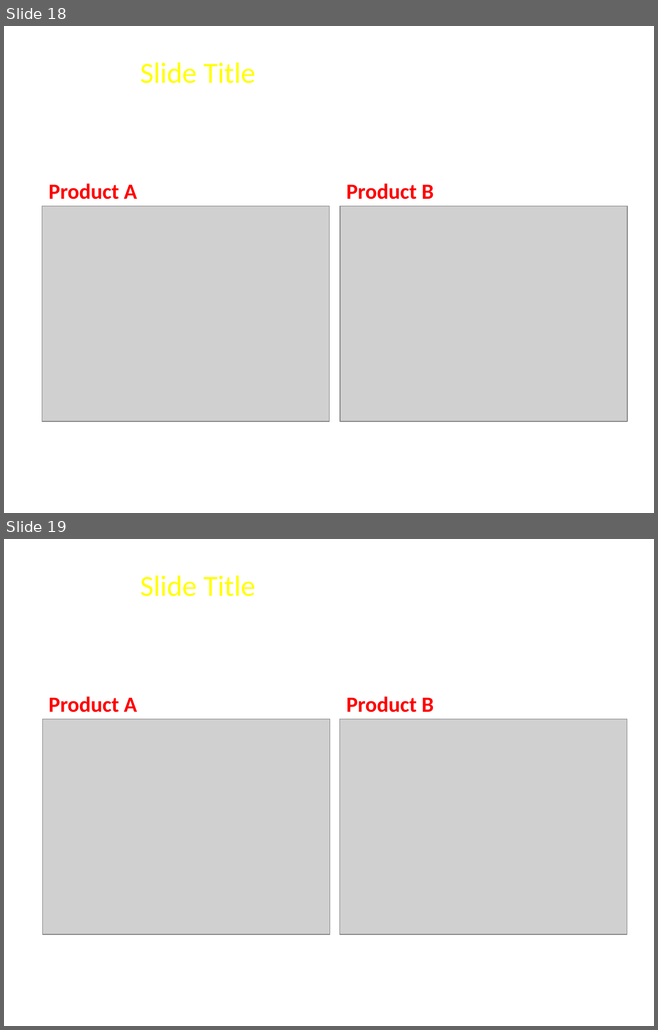
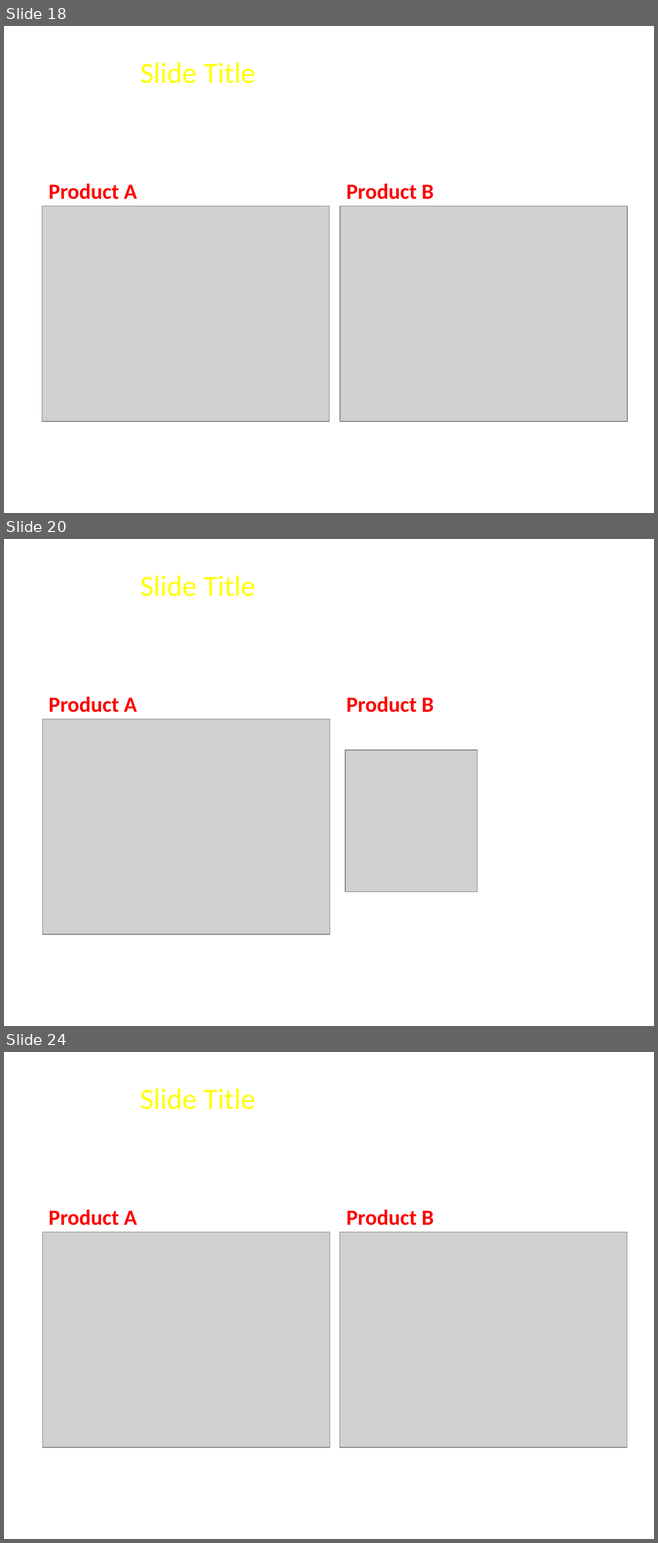
Before and after one commit to FeedMapping/Schema, a slide deck: slide/ppt/Mapping-Ideas.pptx. Shown one above the other, each under a label of ours: slides 18 and 19 before the commit, slides 18, 20 and 24 after it; the slides between them are not shown. The pictures are 658x1030 and 658x1543 pixels, drawn with LibreOffice and Linux fonts; fonts in the diff are those of the drawing; grey boxes stand for pictures; background and template pictures are left out. Boxes give left, top, right and bottom in pixels: in the first picture for what was removed or moved away, otherwise in the second. Text is boxed around its words. In the diff, an @@ line names an element or a change of style, - is before the commit and + after.

```diff
--- a/slide/ppt/Mapping-Ideas.pptx
+++ b/slide/ppt/Mapping-Ideas.pptx
@@ slide 20 added at (x1=4, y1=539, x2=654, y2=1026), background picture (left out) @@
@@ title added at (x1=140, y1=576, x2=256, y2=596), 32.4 pt, text #FFFF00 @@
+Slide Title
@@ text added at (x1=49, y1=696, x2=137, y2=712), 24 pt, text #FF0000, bold @@
+Product A
@@ text added at (x1=346, y1=696, x2=434, y2=712), 24 pt, text #FF0000, bold @@
+Product B
@@ picture added at (x1=42, y1=719, x2=329, y2=935) @@
@@ picture added at (x1=345, y1=750, x2=477, y2=892) @@
@@ what was slide 19 is now slide 24 @@
```
Also in this commit, not shown: 3 slides changed, 6 other slides added, 3 slides removed.
